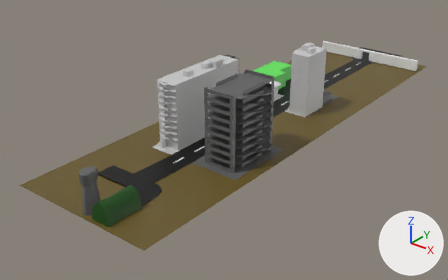
The glTF model assets/Misc/MainMenu.glb as it was, and as the next commit left it.
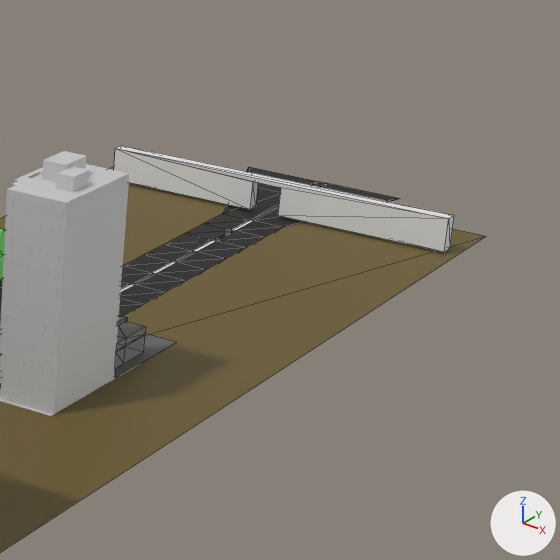
There are two pictures of each version: one whole from a 50 mm camera at (183.6, -286.4, 139.8) aimed at (-11.9, -42.1, -11.6), one close up on the part from 65% to 100% of the width and 0% to 56% of the height. Lighting does not change. The marker at lower right points along +X, +Y and +Z. The close-ups show mesh edges as thin lines. Where no turn or scale is listed for an object, it has been applied to the vertices. Vertices at the same position are counted once.

The scene before the commit, as lines of its bpy script (objects in view):
```python
me_cube_009 = bpy.data.meshes.new('Cube.009')
me_cube_009.from_pydata(...)  # 16 vertices, 28 faces; spans x -35.8..35.8, y -1.3..1.3, z -3.3..3.3
me_cube_031 = bpy.data.meshes.new('Cube.031')
me_cube_031.from_pydata(...)  # 90 vertices, 132 faces; spans x -6.7..6.7, y -10.0..10.0, z 0.0..7.0
me_cube_031.materials.append(mat_material_004)  # dark grey #626262
me_plane_001 = bpy.data.meshes.new('Plane.001')
me_plane_001.from_pydata([(-39.0, -20.0, -11.0), (39.0, -20.0, -11.0), (-39.0, 250.0, -11.0), (39.0, 250.0, -11.0)], [], [(0, 1, 3), (0, 3, 2)])
me_plane_001.materials.append(mat_material_008)  # brown #685826
ob_1x1_waccas_col = bpy.data.objects.new('1x1_Waccas.col', me_cube_031)
ob_1x1_waccas_col.location = (13.4, 20.0, 0.0)
ob_3x2_runway_col = bpy.data.objects.new('3x2_Runway.col', me_plane_001)
ob_3x2_runway_col.location = (0.0, -134.5, 11.1)
ob_cube = bpy.data.objects.new('Cube', me_cube_009)
ob_cube.location = (1.6, 102.0, 3.7)
# also in view: 'Plane' at (0.0, 5.4, -0.1); '1x1_Apartments.col' at (13.4, 0.0, 18.9)
```
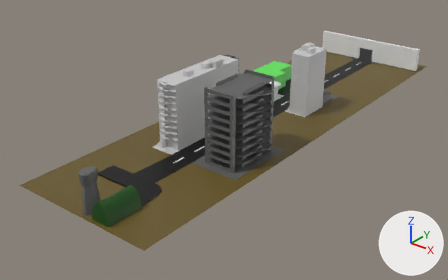
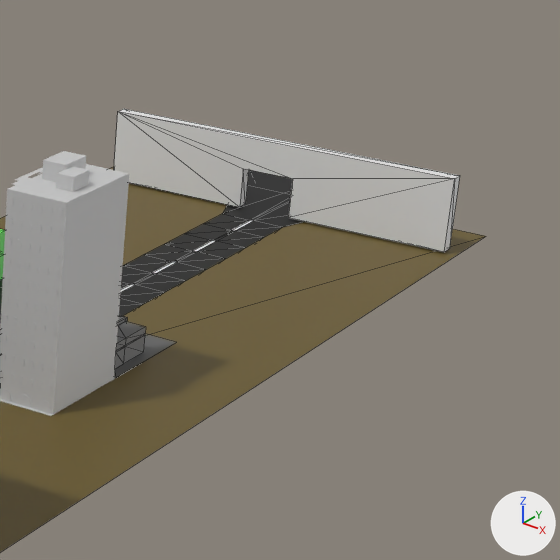
Changed parts and their boxes [x1, y1, x2, y2] in the close-ups (560 x 560 px; the box of a moved part takes in the faces that stretch with it):
'Cube', reshaped (33% taller)
    before: [114, 145, 454, 252]
    after: [114, 109, 460, 252]
part 1 of me_cube_009, moved or reshaped
    before: [114, 148, 248, 209]
    after: [114, 112, 239, 207]
part 2 of me_cube_009, moved or reshaped
    before: [116, 148, 258, 209]
    after: [119, 112, 249, 207]
part 3 of me_cube_009, moved or reshaped
    before: [117, 145, 454, 252]
    after: [118, 109, 460, 252]
part 4 of me_cube_009, moved or reshaped
    before: [282, 216, 449, 252]
    after: [290, 179, 454, 252]
part 5 of me_cube_009, moved or reshaped
    before: [121, 149, 449, 219]
    after: [120, 112, 453, 218]

Diff of the bpy script that builds the scene:
```diff
--- a/assets/Misc/MainMenu.glb.py
+++ b/assets/Misc/MainMenu.glb.py
@@ me_cube_009 @@
 me_cube_009.from_pydata(...)  # 16 vertices, 28 faces; spans x -35.8..35.8, y -1.3..1.3, z -3.3..3.3
 # used by ob_cube; location = (1.6, 102.0, 3.7)
+# me_cube_009 part 1: all 2 vertices in x -4.6, y -1.3..1.3, z -3.3 are moved by (-2.3, 0.0, 0.0)
+# me_cube_009 part 2: all 2 vertices in x -4.6, y -1.3..1.3, z 2.3 are moved by (-2.3, 0.0, 2.3)
+# me_cube_009 part 3: all 4 vertices in x -35.8..35.8, y -1.3..1.3, z 3.3 are moved by (0.0, 0.0, 7.7)
+# me_cube_009 part 4: all 2 vertices in x 1.5, y -1.3..1.3, z -3.3 are moved by (2.3, 0.0, 0.0)
+# me_cube_009 part 5: all 2 vertices in x 1.5, y -1.3..1.3, z 2.3 are moved by (2.3, 0.0, 2.3)
```
